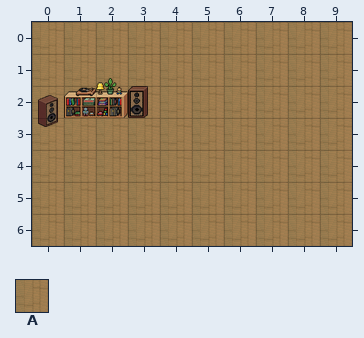
Tiled map: src/RiverRats.Game/Content/Maps/CabinIndoors.tmx. Above: the version before the commit.
Cells are 32x32 px. Shown: x 0..9, y 0..6.
Key: from "CabinInterior": A 0 "cabin-wood-floor-1".
_ is an empty cell.
Layer "Ground" before, first column x 0:
0 AAAAAAAAAA
1 AAAAAAAAAA
2 AAAAAAAAAA
3 AAAAAAAAAA
4 AAAAAAAAAA
5 AAAAAAAAAA
6 AAAAAAAAAA
Now the later version:
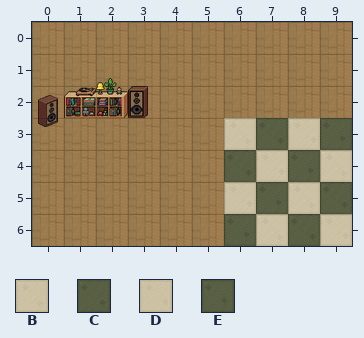
Further tiles: from "CabinInterior": B 4 "cabin-checker-floor-ligh", C 5 "cabin-checker-floor-dark", D 6 "cabin-checker-floor-ligh", E 7 "cabin-checker-floor-dark".
Difference:
Layer "Ground":
Tile A becomes tile B in row 3 at x 6; in row 4 at x 9; in row 5 at x 8; in row 6 at x 7.
Tile A becomes tile C in row 3 at x 7; in row 4 at x 6; in row 5 at x 9; in row 6 at x 8.
Tile A becomes tile D in row 3 at x 8; in row 4 at x 7; in row 5 at x 6; in row 6 at x 9.
Tile A becomes tile E in row 3 at x 9; in row 4 at x 8; in row 5 at x 7; in row 6 at x 6.
Pixel boxes of the changes (left, top, right, bottom) in both pictures:
changed: (224, 118, 352, 246)
